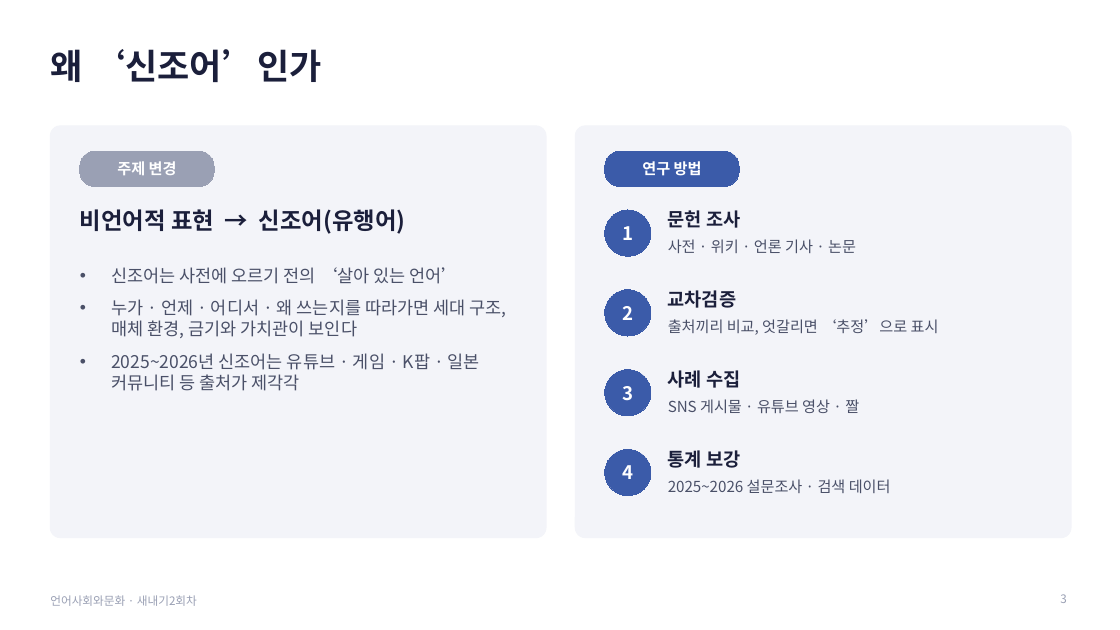
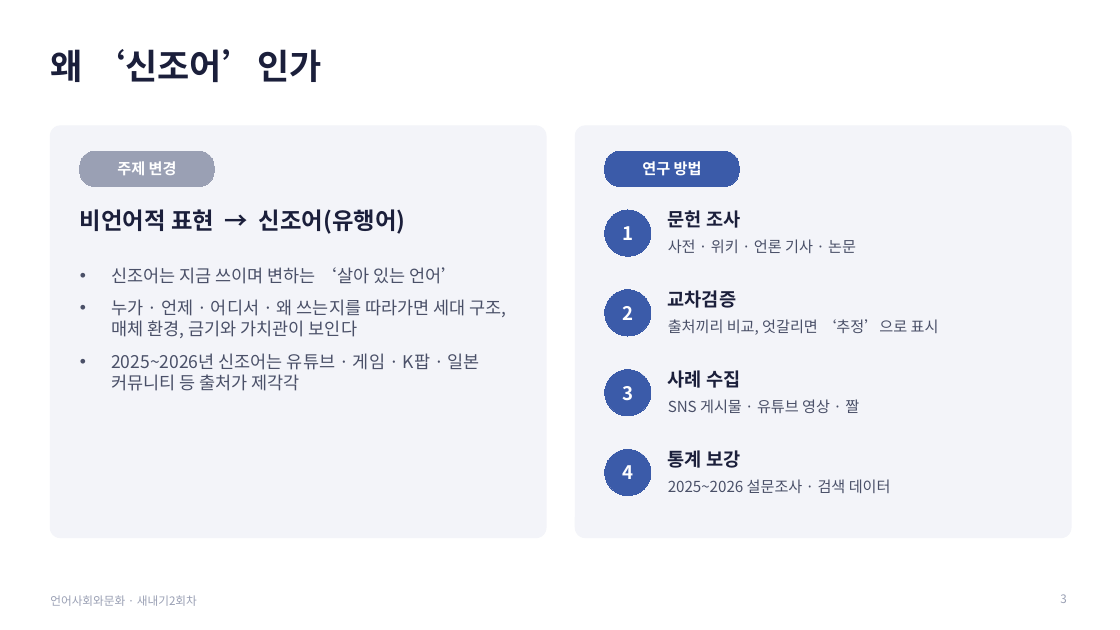
Before and after one commit to junseok7-cpu/hello, a slide deck: slide 3 of report/언어사회와문화_발표_새내기2회차.pptx. Drawn at 1120x630 pixels with LibreOffice and Linux fonts; fonts in the diff are those of the drawing. Boxes give left, top, right and bottom in pixels: in the first picture for what was removed or moved away, otherwise in the second. Text is boxed around its words. In the diff, an @@ line names an element or a change of style, - is before the commit and + after.

```diff
--- a/report/언어사회와문화_발표_새내기2회차.pptx
+++ b/report/언어사회와문화_발표_새내기2회차.pptx
@@ text at (111,267,460,284): text changed @@
-• 신조어는 사전에 오르기 전의 ‘살아 있는 언어’
+• 신조어는 지금 쓰이며 변하는 ‘살아 있는 언어’
```
Also in this commit, not shown: 3 other slides changed.
